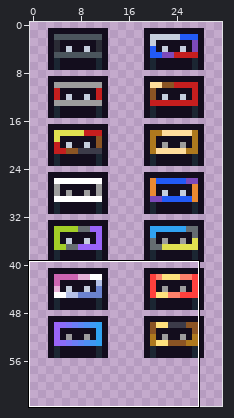
Two versions of one pixel-art sprite, Entities/Items/Boombox/Tape/Tape.png. Above: a wide view before the commit, with the close-up outlined.
Close-up. The starting point:
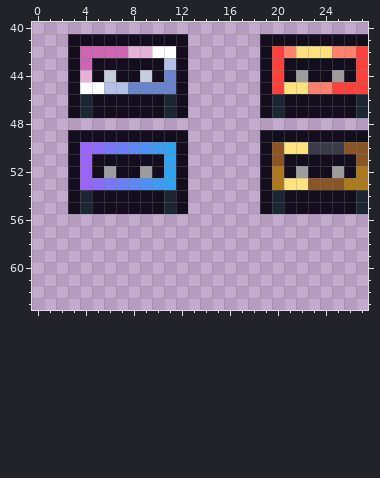
The file is 32x64 pixels. Colours within 5 levels of each other are drawn and written as one. Shown: x 0..27, y 40..63.
And afterwards:
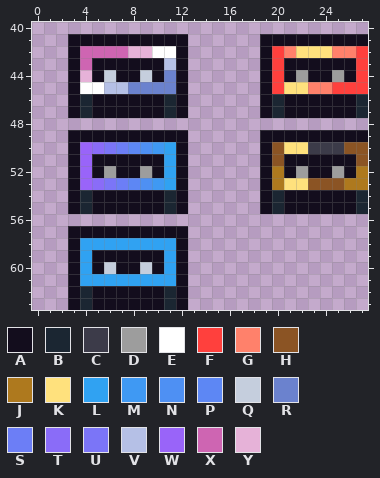
Palette (. is transparent): A #130d1d  B #1b2632  C #3c3b49  D #9d9d9d  E #ffffff  F #ff403d  G #ff816b  H #8b5424  J #ae791e  K #ffe17d  L #30a2f2  M #3f99f3  N #4e90f3  P #5d87f4  Q #c5cedd  R #6b82ce  S #6c7ef6  T #8a6cf8  U #7b75f7  V #b5c0e6  W #9964f9  X #ce65b2  Y #e6b2d8
The exact change:
Colour A now appears in row 57 at x 3 to 12; in row 58 at x 3 and 12; in row 59 at x 3, 5 to 10 and 12; in row 60 at x 3, 5, 7 to 8, 10 and 12; in row 61 at x 3 and 12; in rows 62 to 63 at x 3, 5 to 10 and 12.
Colour B now appears in rows 62 to 63 at x 4 and 11.
Colour L now appears in row 58 at x 4 to 11; in rows 59 to 60 at x 4 and 11; in row 61 at x 4 to 11.
Colour Q now appears in row 60 at x 6 and 9.
Where, in picture pixels (left, top, right, bottom), the same in both close-ups:
added: (68, 226, 188, 310)
